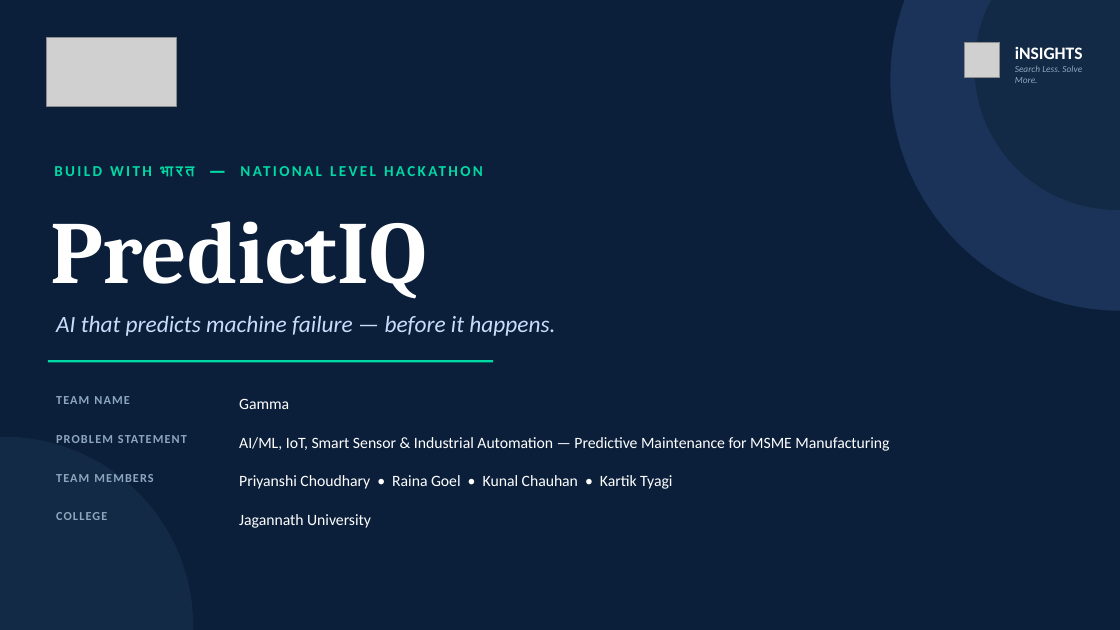
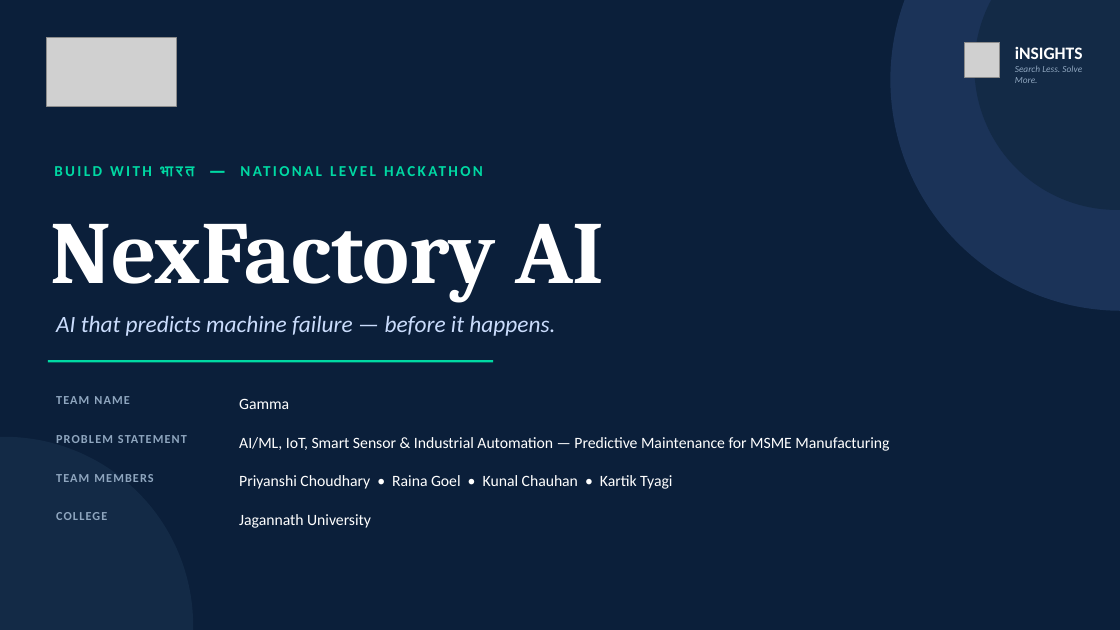
Before and after one commit to Priyanshi0907/NexFactory, a slide deck: slide 1 of NexFactory-AI-ppt.pptx. Drawn at 1120x630 pixels with LibreOffice and Linux fonts; fonts in the diff are those of the drawing; grey boxes stand for pictures. Boxes give left, top, right and bottom in pixels: in the first picture for what was removed or moved away, otherwise in the second. Text is boxed around its words. In the diff, an @@ line names an element or a change of style, - is before the commit and + after.

Commit message:
docs: update presentation deck NexFactory-AI-ppt.pptx

```diff
--- a/NexFactory-AI-ppt.pptx
+++ b/NexFactory-AI-ppt.pptx
@@ text at (50, 224, 605, 302): text changed @@
-PredictIQ
+NexFactory AI
```
Also in this commit, not shown: 1 other slide changed.
